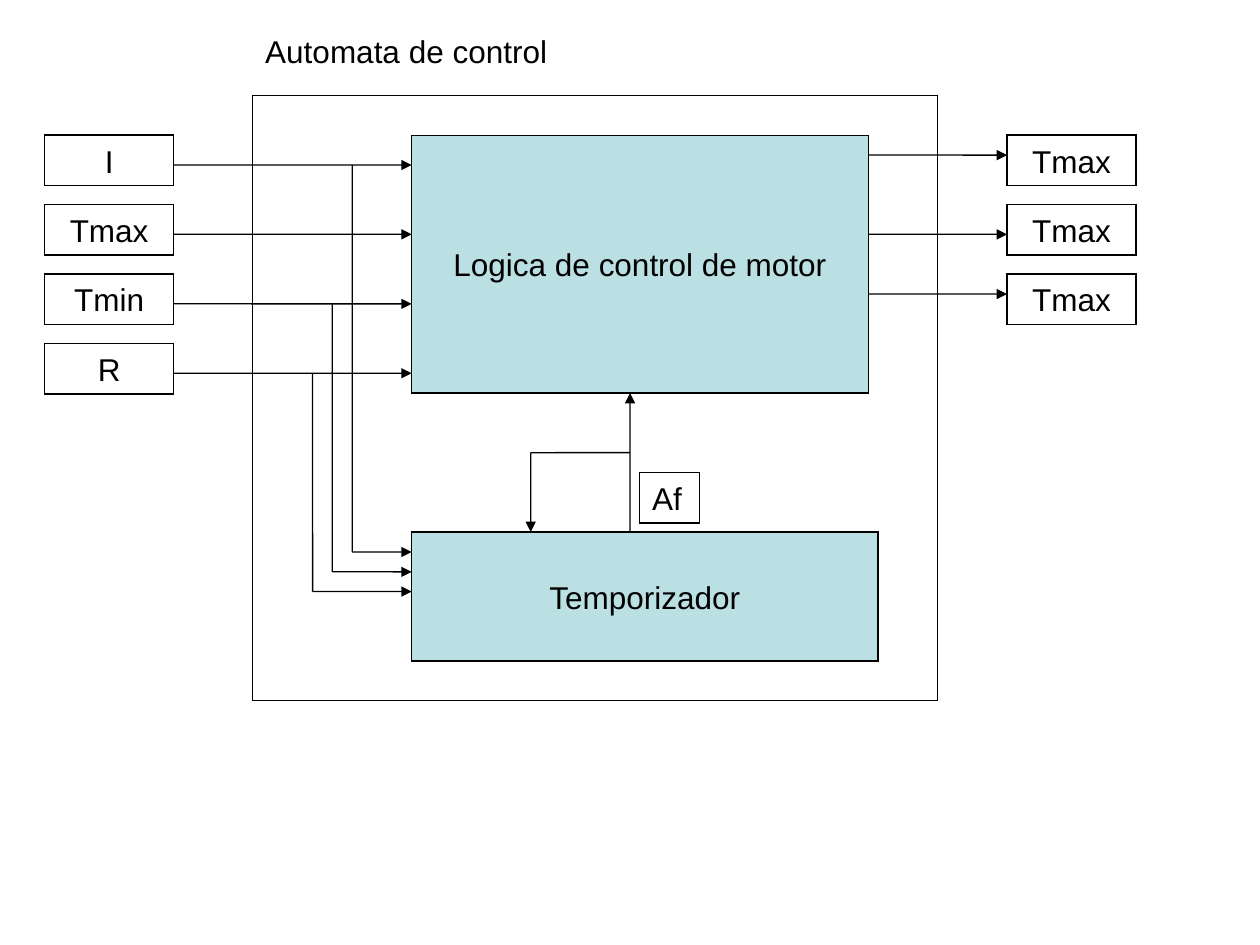
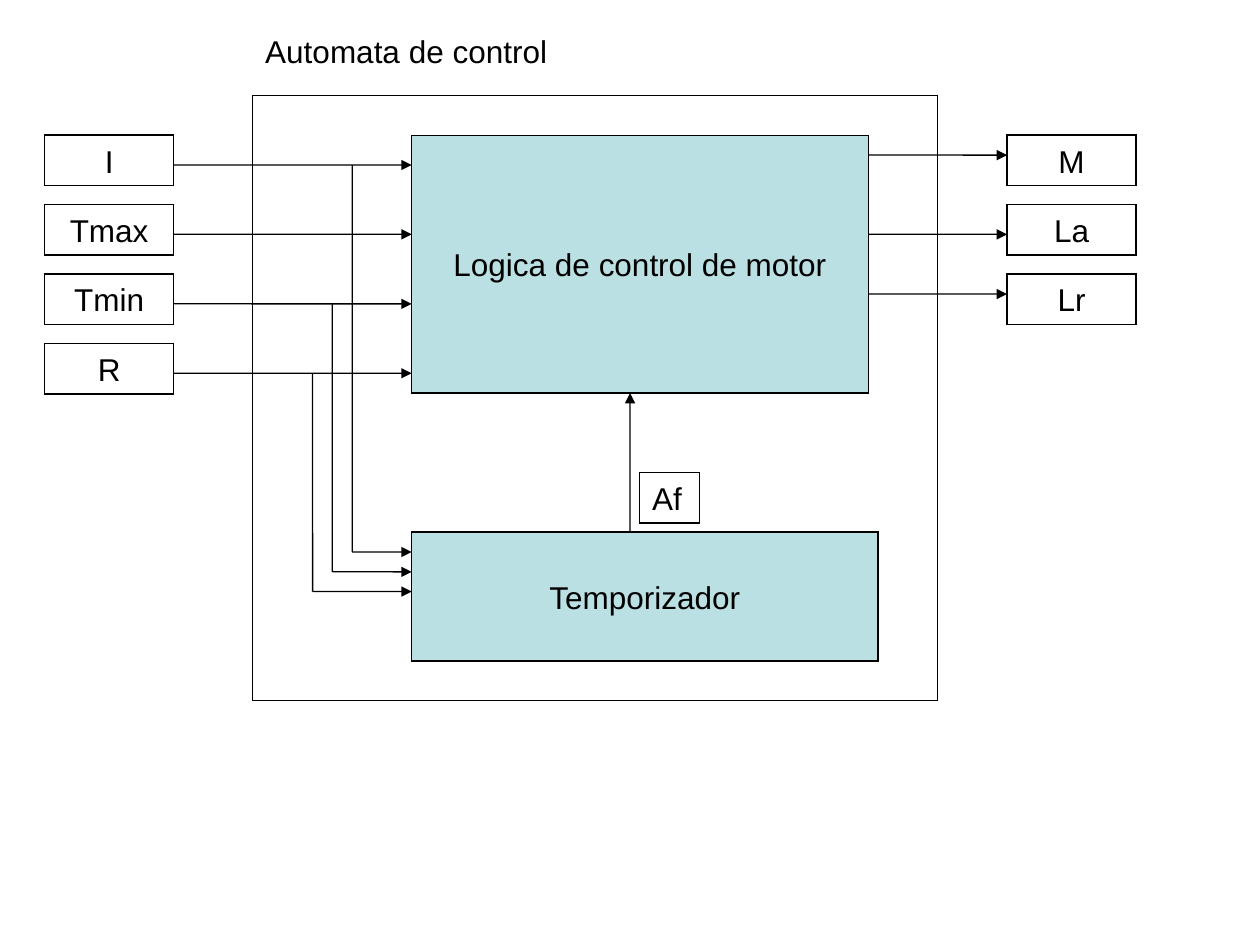
Before and after one commit to malwarezoo/estructuradelcomputador-6670, a slide deck: slide 1 of TP - Desarrollo - 1er cuat 2011/Version Cableada/Diagramas TPNº1.ppt. Drawn at 1260x945 pixels with LibreOffice and Linux fonts; fonts in the diff are those of the drawing. Boxes give left, top, right and bottom in pixels: in the first picture for what was removed or moved away, otherwise in the second. Text is boxed around its words. In the diff, an @@ line names an element or a change of style, - is before the commit and + after.

```diff
--- a/TP - Desarrollo - 1er cuat 2011/Version Cableada/Diagramas TPNº1.ppt
+++ b/TP - Desarrollo - 1er cuat 2011/Version Cableada/Diagramas TPNº1.ppt
@@ text in rectangle at [1058, 151, 1084, 173]: text changed @@
-Tmax
+M
@@ text in rectangle at [1054, 220, 1089, 243]: text changed @@
-Tmax
+La
@@ text in rectangle at [1058, 289, 1086, 311]: text changed @@
-Tmax
+Lr
@@ line removed from (630, 452) to (530, 452) @@
@@ arrow removed from (530, 452) to (530, 532) @@
```
Also in this commit, not shown: 2 other slides changed, 2 other files.
